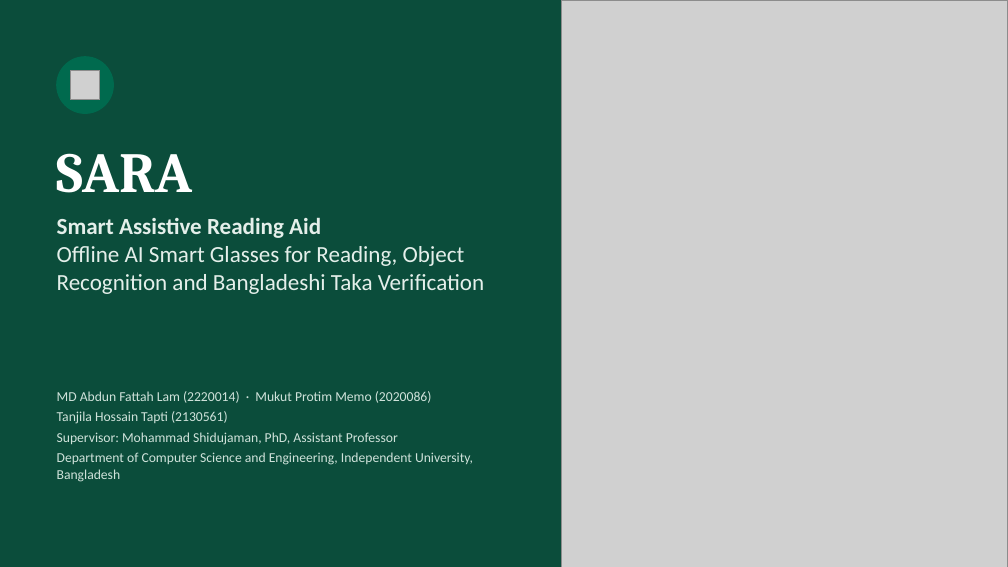
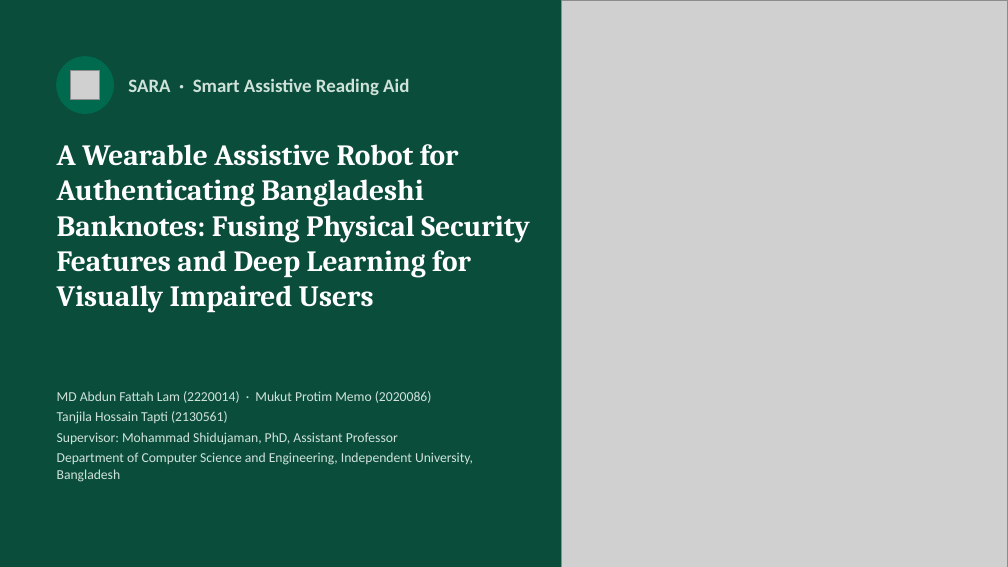
Before and after one commit to aflam330/Senior_project_wearable_glass_for_blind_people_using_ocr_and_ylo, a slide deck: slide 1 of Thesis Report and paper/thesis report/slides/SARA_Presentation.pptx. Drawn at 1008x567 pixels with LibreOffice and Linux fonts; fonts in the diff are those of the drawing; grey boxes stand for pictures. Boxes give left, top, right and bottom in pixels: in the first picture for what was removed or moved away, otherwise in the second. Text is boxed around its words. In the diff, an @@ line names an element or a change of style, - is before the commit and + after.

```diff
--- a/Thesis Report and paper/thesis report/slides/SARA_Presentation.pptx
+++ b/Thesis Report and paper/thesis report/slides/SARA_Presentation.pptx
@@ text at box(128, 78, 409, 95): text changed; size 54 to 18 pt; font Cambria to Calibri; text colour #FFFFFF to #CFE2DA @@
-SARA
+SARA · Smart Assistive Reading Aid
@@ text at box(57, 144, 530, 313): text changed; size 22 to 28 pt; font Calibri to Cambria; text colour #E4EFEA to #FFFFFF; bold on @@
-Smart Assistive Reading Aid
-Offline AI Smart Glasses for Reading, Object Recognition and Bangladeshi Taka Verification
+A Wearable Assistive Robot for Authenticating Bangladeshi Banknotes: Fusing Physical Security Features and Deep Learning for Visually Impaired Users
```
Also in this commit, not shown: 14 other slides changed, 6 other files.
